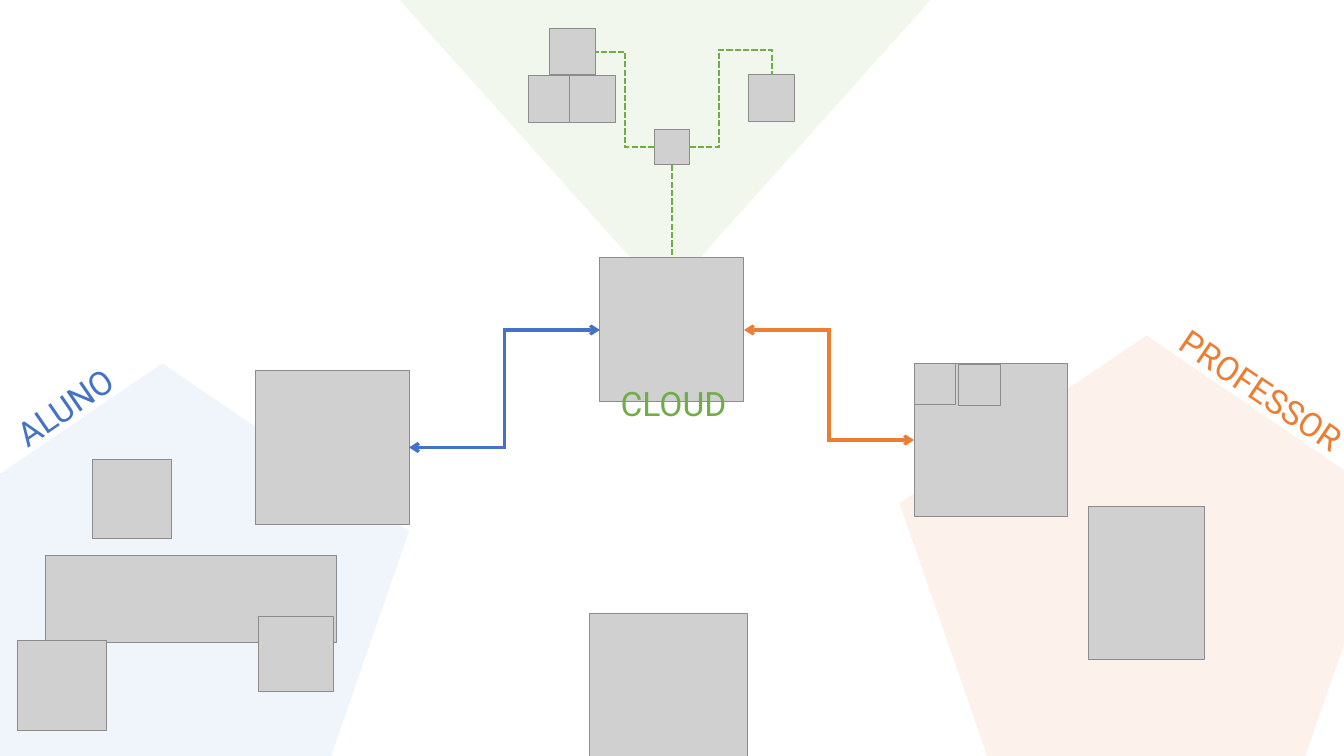
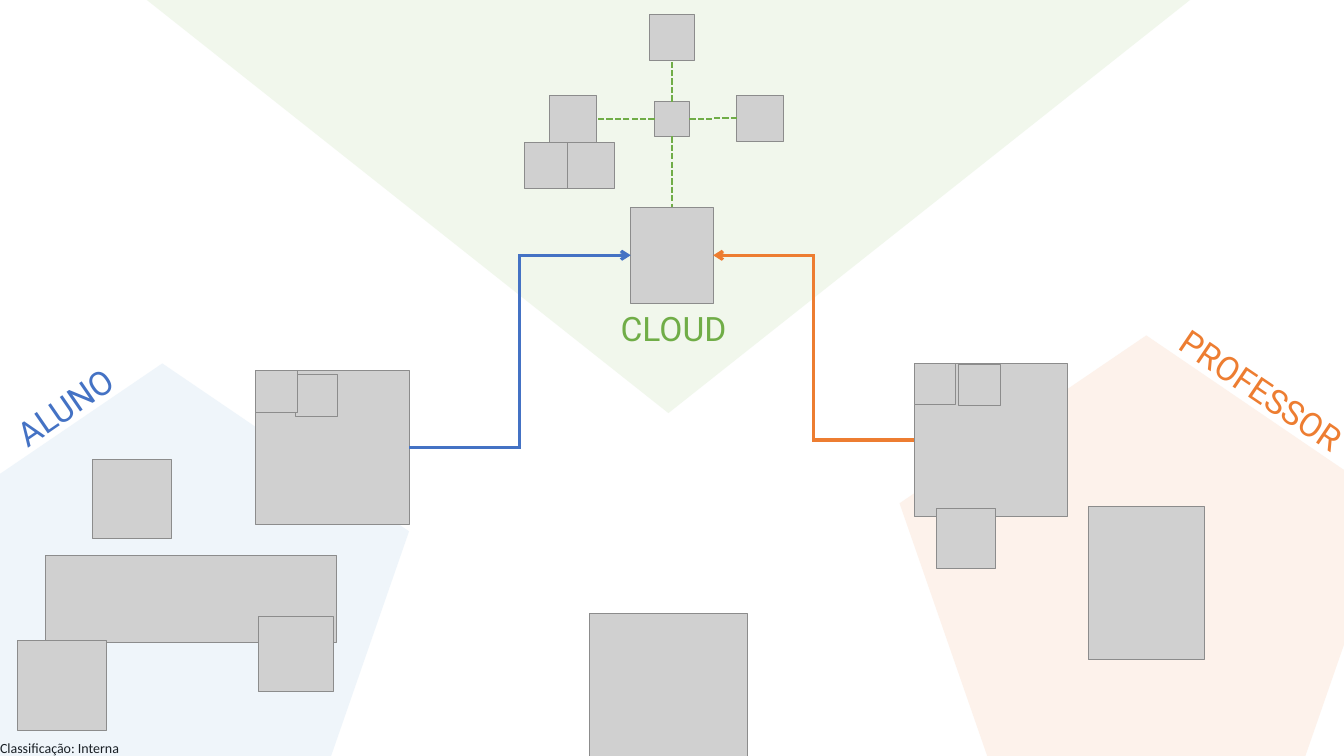
Before and after one commit to RED-WAY/MANODoc, a slide deck: slide 1 of DIAGRAMS/diagramaSolucao.pptx. Drawn at 1344x756 pixels with LibreOffice and Linux fonts; fonts in the diff are those of the drawing; grey boxes stand for pictures. Boxes give left, top, right and bottom in pixels: in the first picture for what was removed or moved away, otherwise in the second. Text is boxed around its words. In the diff, an @@ line names an element or a change of style, - is before the commit and + after.

Commit message:
diagrama de solução atualizado

```diff
--- a/DIAGRAMS/diagramaSolucao.pptx
+++ b/DIAGRAMS/diagramaSolucao.pptx
@@ triangle: place and size @@
-triangle at [245,0,1086,297]
+triangle at [76,0,1261,413]
@@ picture added at [649,15,695,60] @@
@@ elbow line added from (673, 102) to (673, 60), #70AD47 1.5 pt dashed @@
@@ picture: place and size @@
-picture at [549,28,596,75]
+picture at [551,96,597,142]
@@ elbow line moved from (654, 147) - (596, 51) to (654, 119) - (596, 119) @@
@@ picture: place and size @@
-picture at [654,130,689,164]
+picture at [654,102,689,136]
@@ elbow line moved from (690, 147) - (772, 75) to (690, 119) - (737, 118) @@
@@ picture: place and size @@
-picture at [749,75,796,121]
+picture at [737,96,783,142]
@@ picture: place and size @@
-picture at [528,76,575,122]
+picture at [525,142,572,189]
@@ picture: place and size @@
-picture at [570,76,616,122]
+picture at [568,142,614,189]
@@ elbow line moved from (673, 164) - (673, 258) to (673, 136) - (673, 208) @@
@@ picture: place and size @@
-picture at [600,258,744,402]
+picture at [631,208,714,303]
@@ elbow double arrow moved from (409, 448) - (600, 330) to (409, 448) - (631, 255) @@
@@ elbow double arrow (409, 448) - (631, 255): elbow double arrow to elbow arrow @@
@@ elbow double arrow moved from (914, 441) - (744, 330) to (914, 441) - (714, 255) @@
@@ elbow double arrow (914, 441) - (714, 255): elbow double arrow to elbow arrow @@
@@ text "CLOUD" rewrapped from [621,392,727,424] to [621,317,727,342] @@
@@ picture added at [256,371,297,412] @@
@@ picture added at [295,375,337,416] @@
@@ picture added at [937,509,996,569] @@
@@ text added at [0,743,119,756], 10 pt, text #000000 @@
+Classificação: Interna
```
